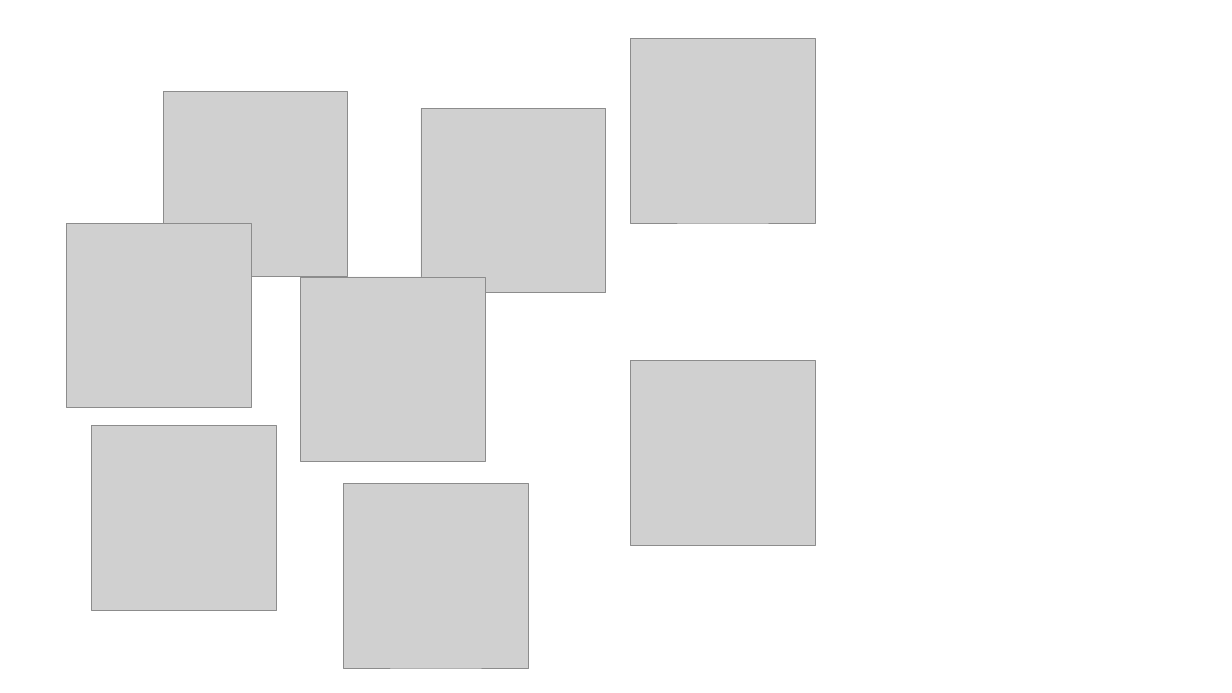
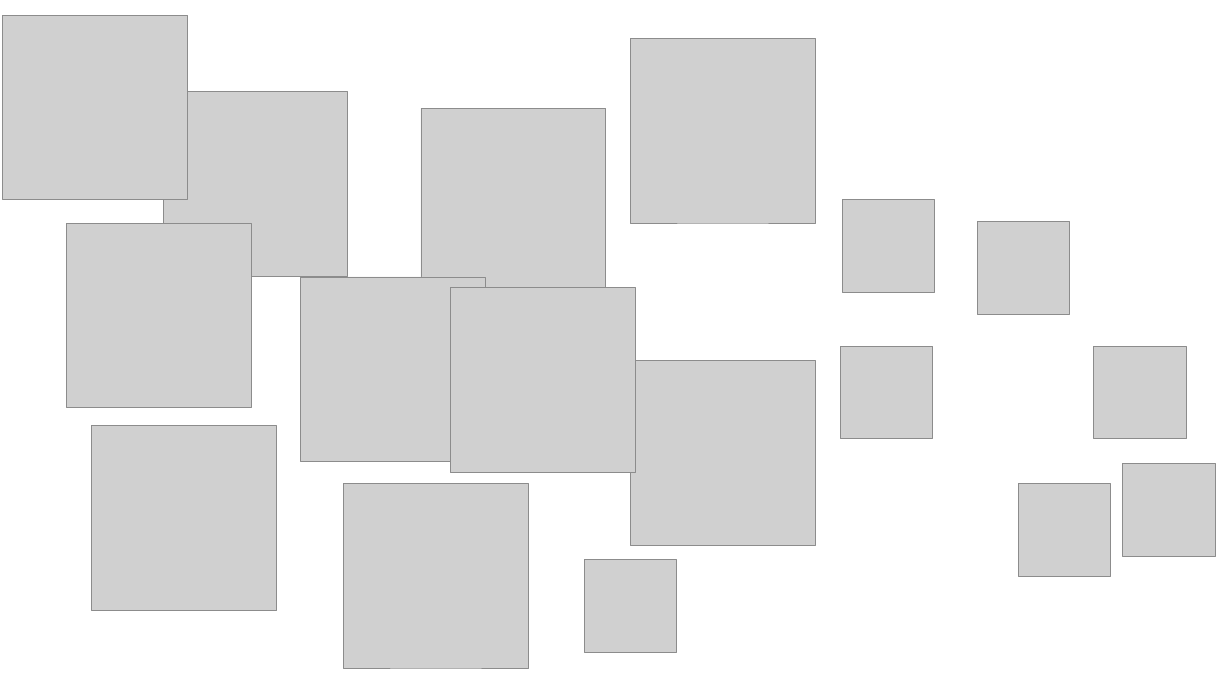
Before and after one commit to lorae/web-scraping-tutorial, a slide deck: slide 3 of slides/icons_for_slides.pptx. Drawn at 1232x693 pixels with LibreOffice and Linux fonts; fonts in the diff are those of the drawing; grey boxes stand for pictures. Boxes give left, top, right and bottom in pixels: in the first picture for what was removed or moved away, otherwise in the second. Text is boxed around its words. In the diff, an @@ line names an element or a change of style, - is before the commit and + after.

```diff
--- a/slides/icons_for_slides.pptx
+++ b/slides/icons_for_slides.pptx
@@ picture added at [3,15,188,200] @@
@@ picture added at [843,200,935,292] @@
@@ picture added at [978,222,1070,314] @@
@@ picture added at [451,287,636,472] @@
@@ picture added at [841,347,933,439] @@
@@ picture added at [1094,347,1187,439] @@
@@ picture added at [1123,464,1215,556] @@
@@ picture added at [1019,484,1111,577] @@
@@ picture added at [584,560,677,653] @@
```
Also in this commit, not shown: 2 other files.
